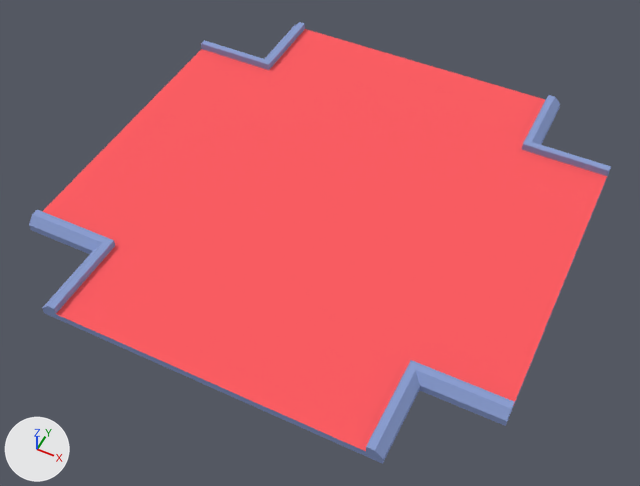
An edit to the glTF model assets/models/tile-cross.glb, drawn before and after from the same camera.
One viewpoint serves both versions: a 50 mm lens placed at (1.02, -26.7, 21.08), pointed at (-7.73, -9.19, -0.8). Lighting does not change. The marker at lower left points along +X, +Y and +Z. The older version comes first. Where no turn or scale is listed for an object, it has been applied to the vertices. Vertices at exactly the same position are counted once.

In view in the first picture: 'tile-cross'.
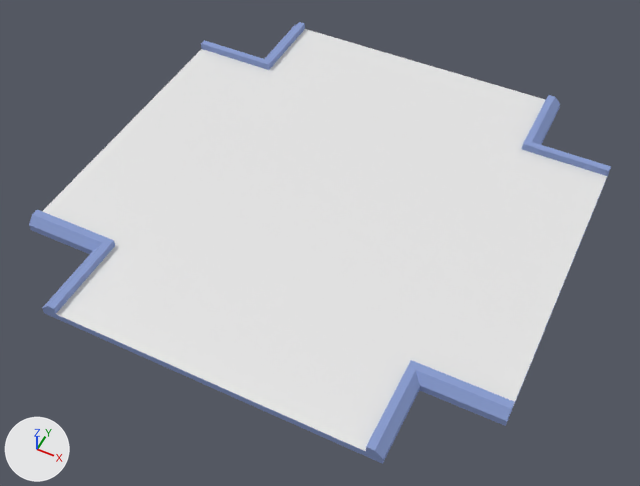
What differs and where, as boxes (x1, y1, x2, y2) in the pictures (640 x 486 px):
```json
{"part": 1, "of": "me_tile_cross", "change": "recoloured", "before": [42, 29, 607, 451], "after": [42, 29, 607, 451], "on screen": "red to white"}
```

Edits to the scene script, one JSON object a line:
```json
{"op": "add", "block": "mat_white", "code": ["mat_white = principled_material('_white')", "mat_white.base_color = (0.8, 0.8, 0.8)  # white #e7e7e7"]}
{"block": "me_tile_cross", "where": "me_tile_cross.from_pydata(...)  # 60 vertices, 116 faces; spans x -8.0..8.0, y -8.0..8.0, z 0.0..0.5"}
{"block": "me_tile_cross", "where": "# used by ob_tile_cross; location = (-8.0, -8.0, 0.0)"}
{"block": "me_tile_cross", "change": "me_tile_cross part 1: all 10 faces that had it switch from mat_red (red #ff595f) to mat_white (white #e7e7e7)"}
```
